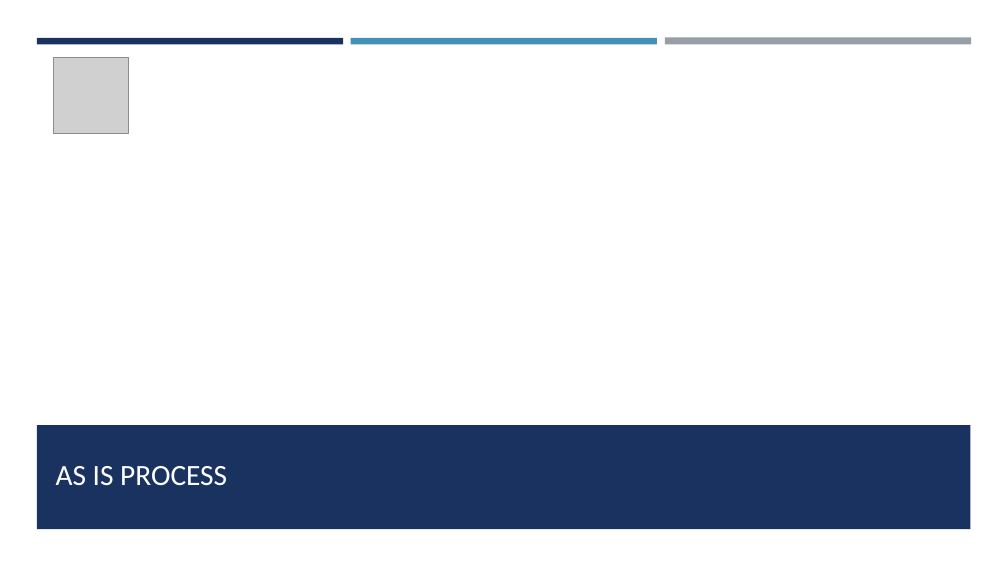
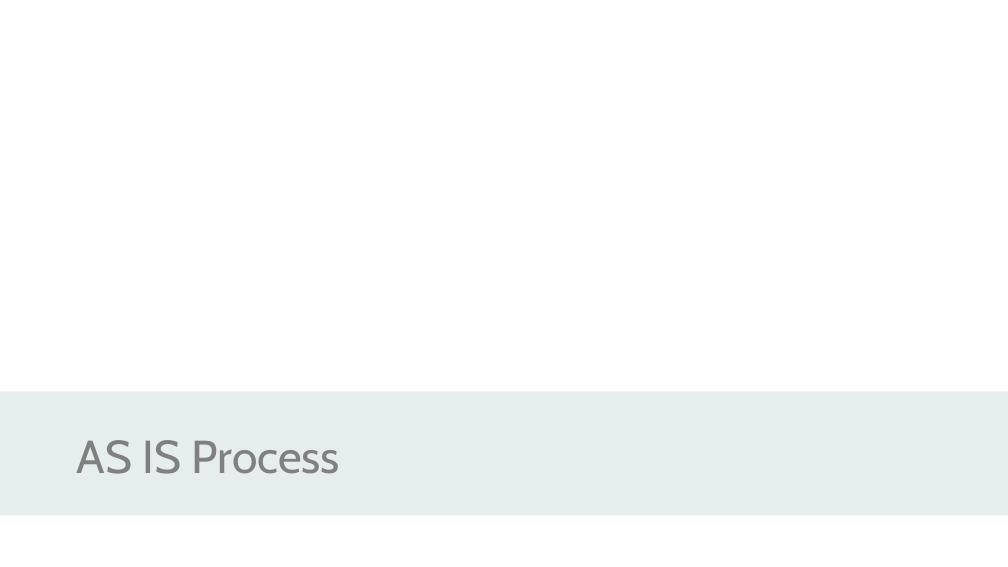
Before and after one commit to DigiBP/AS24TeamVector, a slide deck: slide 3 of Narcovet.pptx. Drawn at 1008x567 pixels with LibreOffice and Linux fonts; fonts in the diff are those of the drawing; grey boxes stand for pictures; background and template pictures are left out. Boxes give left, top, right and bottom in pixels: in the first picture for what was removed or moved away, otherwise in the second. Text is boxed around its words. In the diff, an @@ line names an element or a change of style, - is before the commit and + after.

```diff
--- a/Narcovet.pptx
+++ b/Narcovet.pptx
@@ rectangle removed at (x1=0, y1=45, x2=1008, y2=567) @@
@@ rectangle removed at (x1=37, y1=38, x2=343, y2=45) @@
@@ picture removed at (x1=53, y1=57, x2=129, y2=133) @@
@@ rectangle removed at (x1=351, y1=38, x2=657, y2=45) @@
@@ rectangle removed at (x1=665, y1=38, x2=971, y2=46) @@
@@ rectangle added at (x1=0, y1=392, x2=1008, y2=516), fill #ACCAC5 at 30% opacity @@
@@ title "AS IS Process" at (x1=77, y1=440, x2=340, y2=474): vertical alignment bottom to middle @@
@@ rectangle removed at (x1=37, y1=425, x2=971, y2=529) @@
@@ title at (x1=77, y1=440, x2=340, y2=474): text changed; size 28 to 44 pt; font Calibri to Cabin; text colour #FFFEFF to #808080 @@
-AS IS PROCESS
+AS IS Process
```
Also in this commit, not shown: 2 other slides changed, 6 slides added, 5 slides removed.
